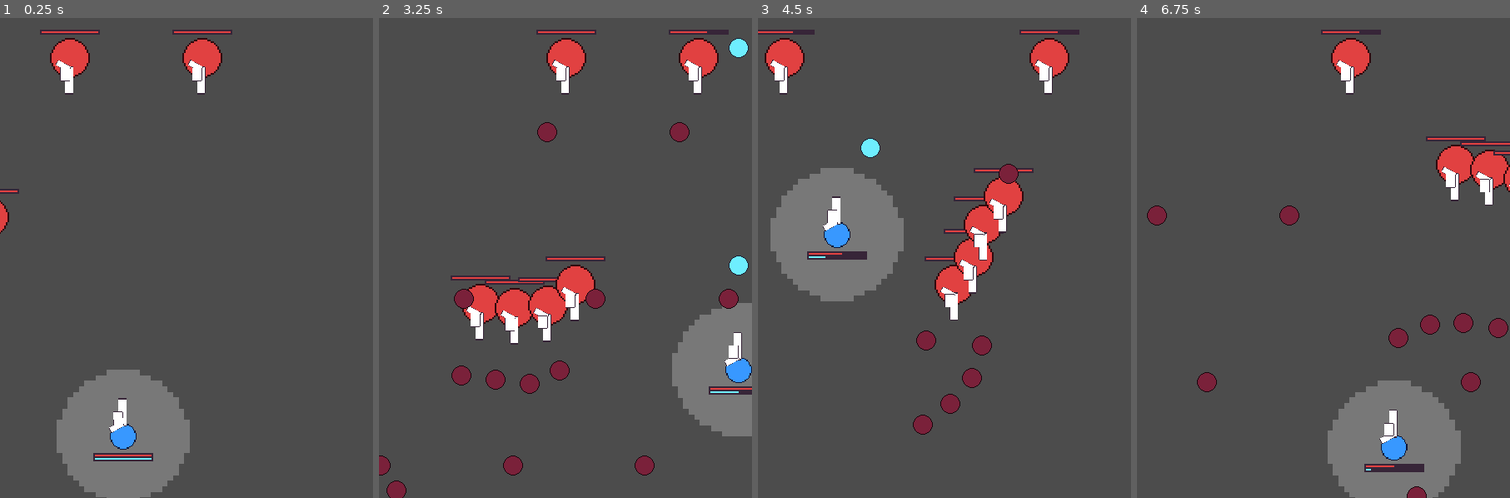
Above: before the commit, frames 1-4 (left to right).
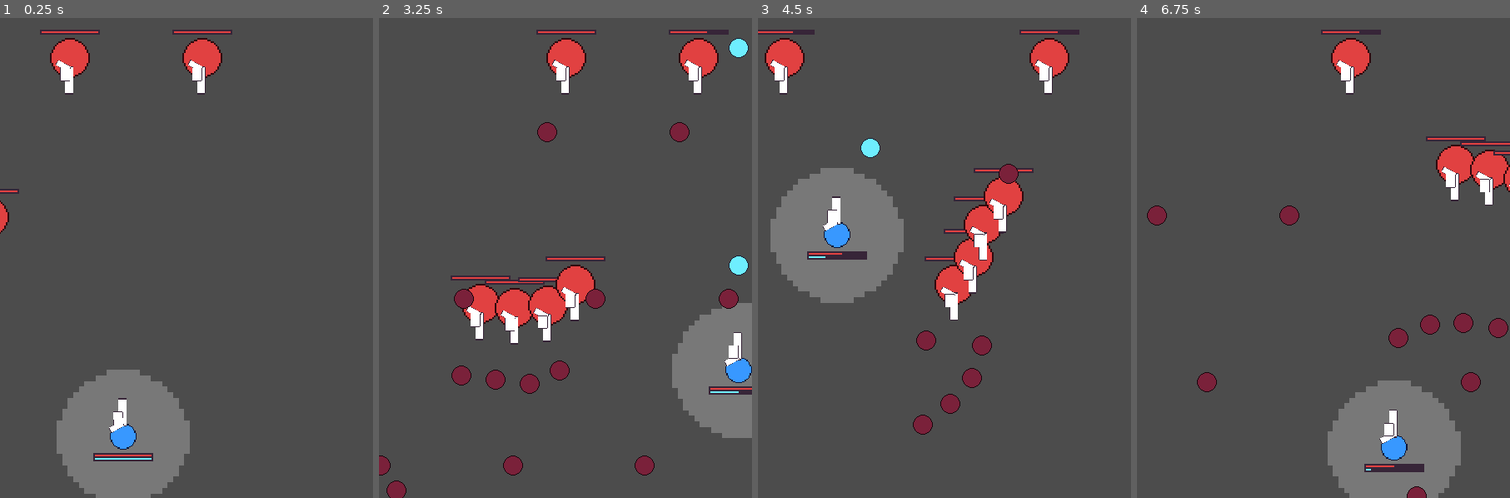
Above: after the commit, the same moments.

Repository: rthurmed/Ceifador
Game: Godot game, scene res://src/Main.tscn
Same seed, same stepped clock (60 frames per second), same inputs: the game is played once before the commit and once after it.
Inputs:
- Up to frame 1 (0.25 s): no input
- Up to frame 2 (3.25 s): hold Right (player_right) 0.53-1.28 s; hold Z (player_shoot) 0.53-1.28 s; hold Down (player_down) 1.28-2.03 s; tap Z (player_shoot) at 1.35, 2.85 s; hold Right (player_right) 2.03-2.78 s; hold Z (player_shoot) 2.03-2.78 s; hold Up (player_up) from 2.78 s (still down)
- Up to frame 3 (4.5 s): release Up (player_up) at 3.53 s; hold Z (player_shoot) 3.53-4.28 s; hold Left (player_left) from 3.53 s (still down); tap Z (player_shoot) at 4.35 s
- Up to frame 4 (6.75 s): release Left (player_left) at 5.03 s; hold Down (player_down) 5.03-5.78 s; hold Z (player_shoot) 5.03-5.78 s; hold Right (player_right) 5.78-6.53 s; tap Z (player_shoot) at 5.85 s; hold Up (player_up) from 6.53 s (still down); hold Z (player_shoot) from 6.53 s (still down)

The runs differ from the first frame. In frame 1, less than 0.1% of the frame differs, in the area x 15-51%, y 75-100%; in frame 2, less than 0.1%; in frame 3, 0.1%, in the area x 3-40%, y 36-60%; in frame 4, less than 0.1%.

Commit message:
Improved energy stealing indicator

Diff:
--- a/project.godot
+++ b/project.godot
@@ -28,12 +28,18 @@
 "class": "Health",
 "language": "GDScript",
 "path": "res://src/common/Health.gd"
+}, {
+"base": "Node",
+"class": "Util",
+"language": "GDScript",
+"path": "res://src/util/Util.gd"
 } ]
 _global_script_class_icons={
 "Bullet": "",
 "Enemy": "",
 "Gun": "",
-"Health": ""
+"Health": "",
+"Util": ""
 }
 
 [application]
--- a/src/player/Player.gd
+++ b/src/player/Player.gd
@@ -6,7 +6,7 @@
 const DAMAGE_COLLISION = -3
 const ENERGY_COST_BULLET = 1
 const ENERGY_COST_DASH = 3
-const ENERGY_HEAL_BY_STEALING = 1
+const ENERGY_HEAL_BY_STEALING = 2
 
 onready var gun: Gun = $Gun
 onready var health: Health = $Health
--- a/src/player/Player.tscn
+++ b/src/player/Player.tscn
@@ -11,6 +11,7 @@
 [ext_resource path="res://src/util/RandomPitchAudio.tscn" type="PackedScene" id=9]
 [ext_resource path="res://src/player/StealArea.gd" type="Script" id=10]
 [ext_resource path="res://assets/sfx/hitHurt-out-of-ammo-player.wav" type="AudioStream" id=11]
+[ext_resource path="res://assets/ball.png" type="Texture" id=12]
 
 [sub_resource type="CircleShape2D" id=1]
 radius = 8.0
@@ -52,7 +53,21 @@
 collision_mask = 4
 script = ExtResource( 10 )
 
+[node name="Progress" type="TextureProgress" parent="StealArea"]
+modulate = Color( 1, 1, 1, 0.247059 )
+margin_left = -40.0
+margin_top = -40.0
+margin_right = 40.0
+margin_bottom = 41.0
+value = 50.0
+texture_under = ExtResource( 12 )
+texture_progress = ExtResource( 12 )
+fill_mode = 4
+tint_progress = Color( 0.431373, 0.933333, 1, 1 )
+nine_patch_stretch = true
+
 [node name="Sprite" type="Sprite" parent="StealArea"]
+visible = false
 modulate = Color( 1, 1, 1, 0.247059 )
 position = Vector2( 3.33786e-06, 3.39746e-06 )
 scale = Vector2( 3.33333, 3.33333 )
@@ -64,7 +79,7 @@
 shape = SubResource( 2 )
 
 [node name="Timer" type="Timer" parent="StealArea"]
-wait_time = 0.4
+wait_time = 0.8
 
 [node name="Gun" parent="." instance=ExtResource( 1 )]
 position = Vector2( 0, -9 )
--- a/src/player/StealArea.gd
+++ b/src/player/StealArea.gd
@@ -8,6 +8,7 @@
 
 onready var timer: Timer = $Timer
 onready var sprite = $Sprite
+onready var progress = $Progress
 
 var target = null
 
@@ -18,13 +19,15 @@
 
 func _process(_delta):
 	# TODO: draw line to target
+	progress.value = Util.timer_percent(timer) * 100
 	pass
 
 
 func _on_StealArea_area_entered(area):
+	if target != null: return
 	target = area
 	timer.start()
-	sprite.modulate = COLOR_GRABBED
+	# sprite.modulate = COLOR_GRABBED
 
 
 func _on_StealArea_area_exited(area: Area2D):
@@ -34,7 +37,7 @@
 	timer.stop()
 
 	target = null
-	sprite.modulate = COLOR_EMPTY
+	# sprite.modulate = COLOR_EMPTY
 
 
 func _on_Timer_timeout():
--- /dev/null
+++ b/src/util/Util.gd
@@ -0,0 +1,6 @@
+extends Node
+class_name Util
+
+
+static func timer_percent(timer: Timer):
+	return timer.time_left / timer.wait_time
Binary file added: assets/ball.png
Not shown, added: assets/ball.png.import
Not shown: 1 places in src/player/Player.tscn that only renumber resources
